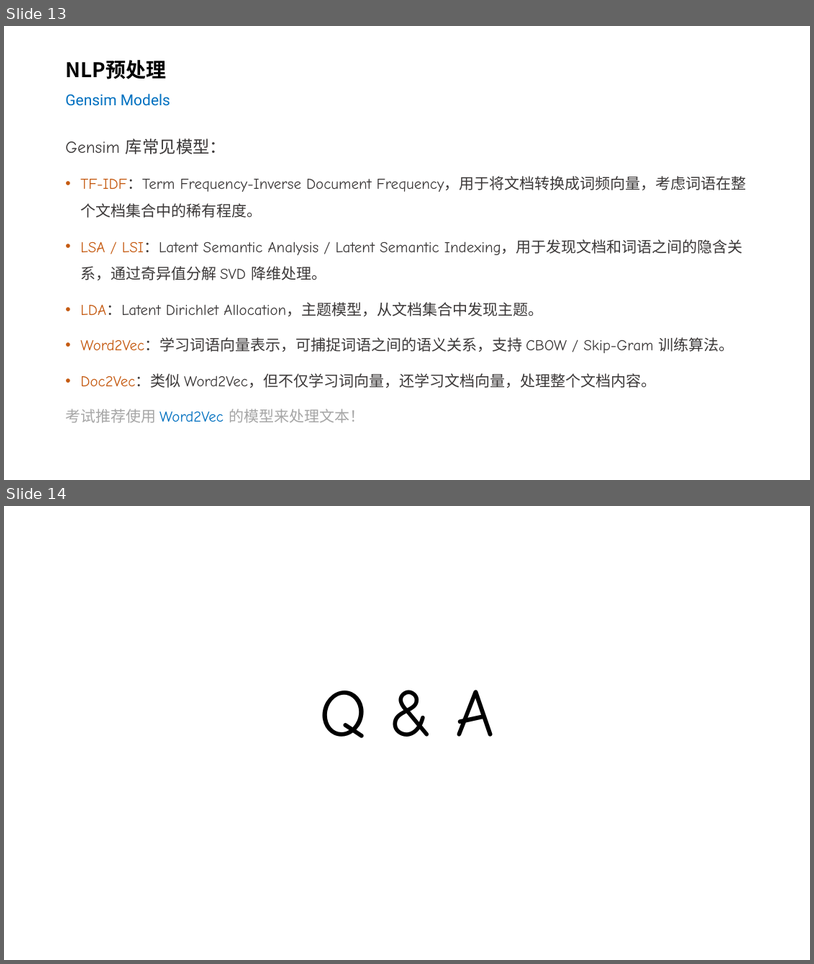
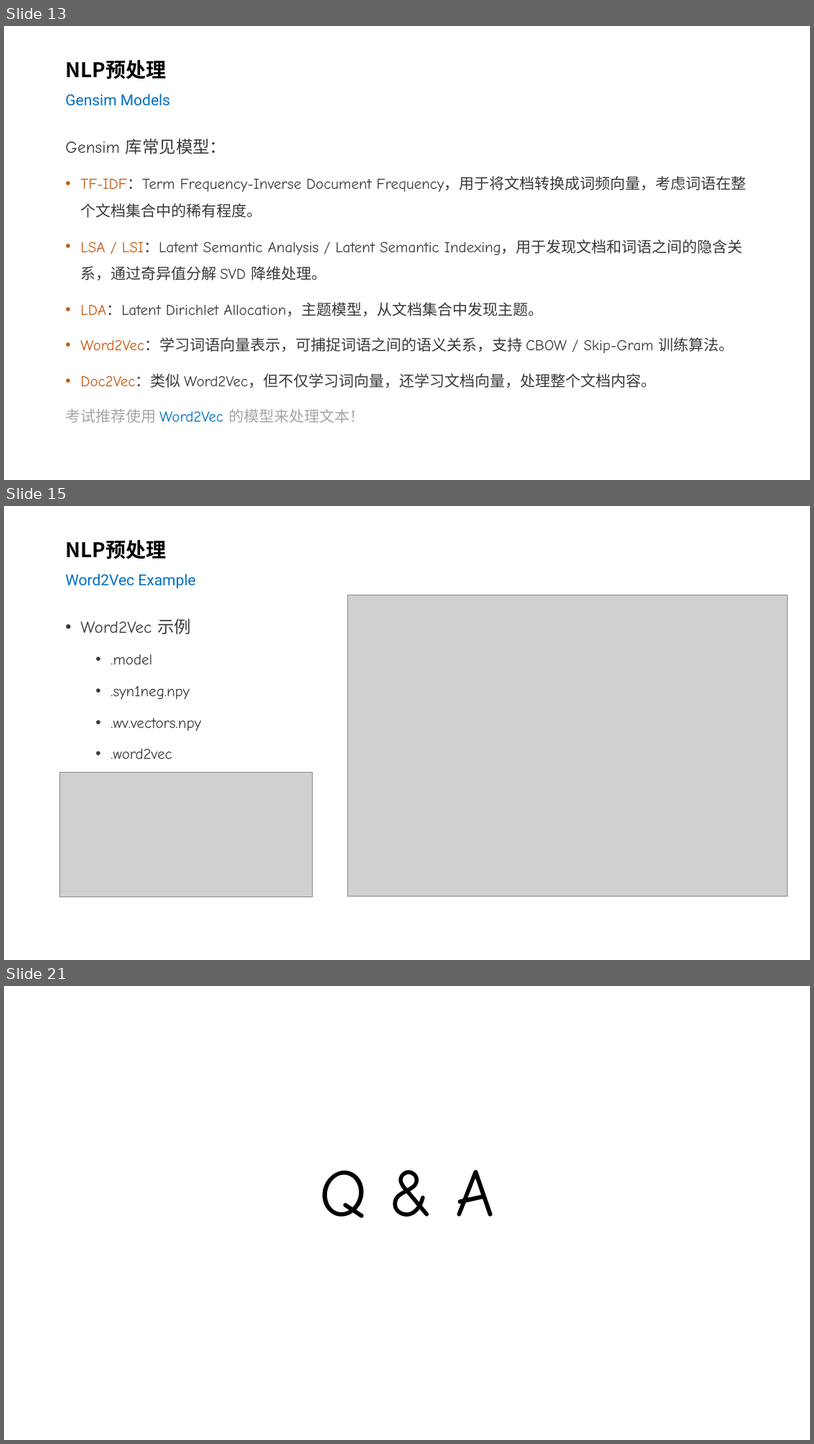
Before and after one commit to silentbalanceyh/cda-exam, a slide deck: ppt/04.二分类-文本输入.pptx. Shown one above the other, each under a label of ours: slides 13 and 14 before the commit, slides 13, 15 and 21 after it; the slides between them are not shown. The pictures are 814x964 and 814x1444 pixels, drawn with LibreOffice and Linux fonts; fonts in the diff are those of the drawing; grey boxes stand for pictures; background and template pictures are left out. Boxes give left, top, right and bottom in pixels: in the first picture for what was removed or moved away, otherwise in the second. Text is boxed around its words. In the diff, an @@ line names an element or a change of style, - is before the commit and + after.

```diff
--- a/ppt/04.二分类-文本输入.pptx
+++ b/ppt/04.二分类-文本输入.pptx
@@ slide 15 added at (4,506,810,960), background #FFFFFF @@
@@ title added at (65,540,196,589), 18 pt, text #0070C0 @@
+NLP预处理
+Word2Vec Example
@@ picture added at (347,595,788,896) @@
@@ text added at (80,618,201,759), 18 pt, text #3B3838 @@
+• Word2Vec 示例
+  • .model
+  • .syn1neg.npy
+  • .wv.vectors.npy
+  • .word2vec
@@ picture added at (59,772,313,897) @@
@@ what was slide 14 is now slide 21 @@
```
Also in this commit, not shown: 6 other slides added.
